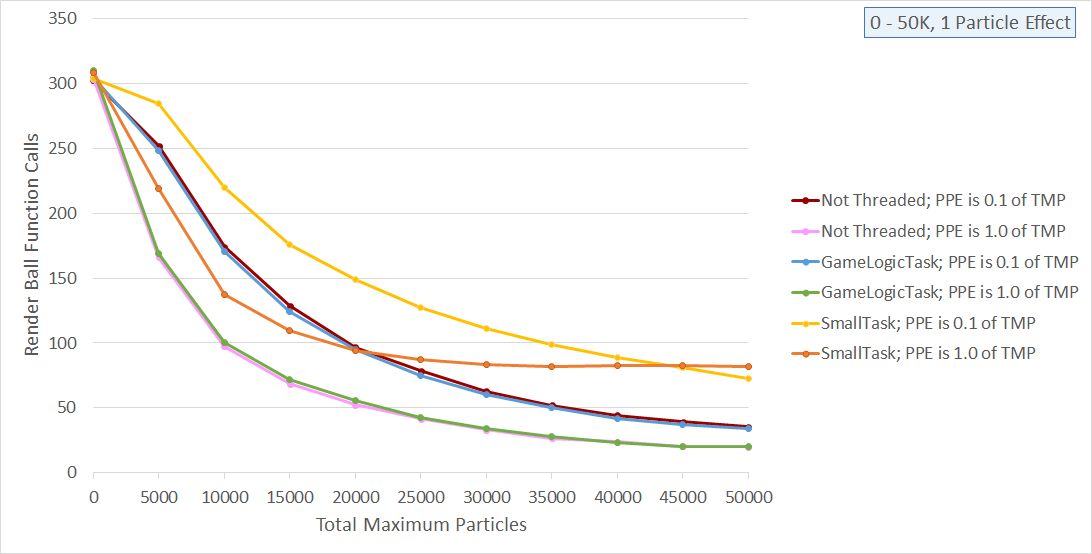
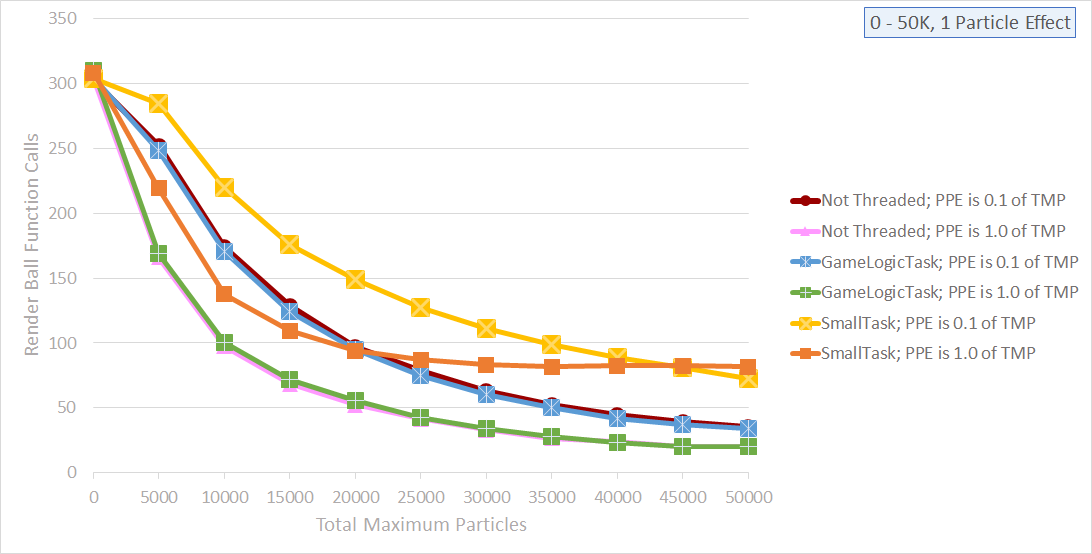
Layered file, before and after one edit (1092px x 554px). Changes by layer:
added layer "Layer 2" above "Layer 1" over [23, 12, 1079, 531]
